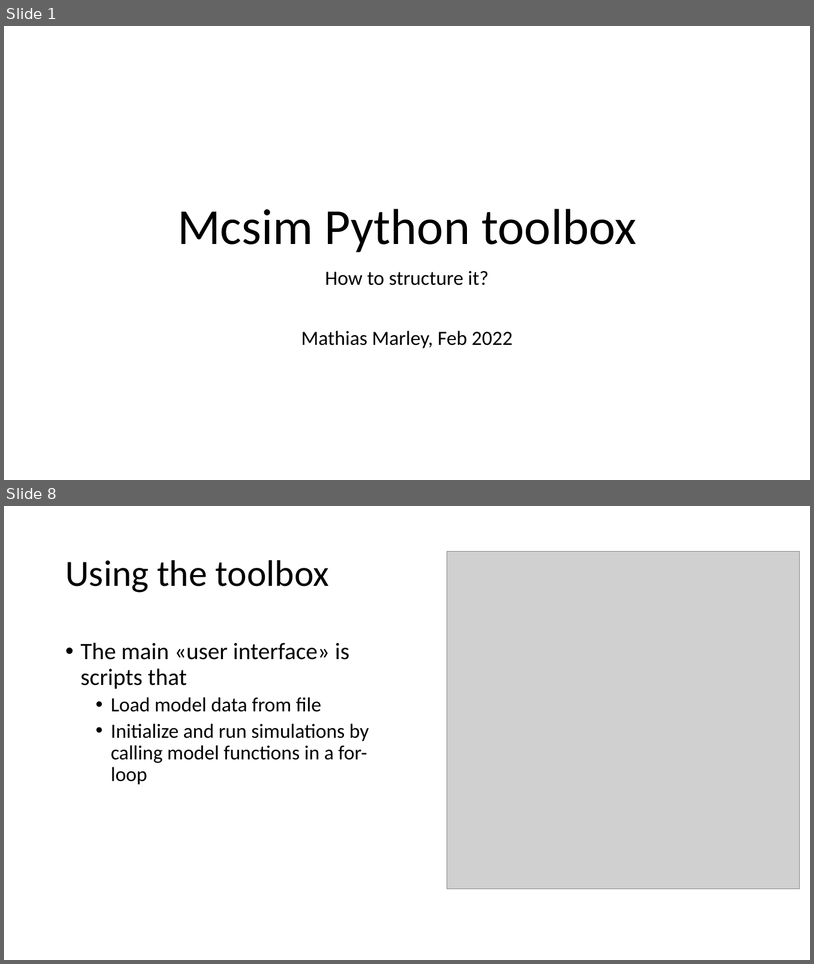
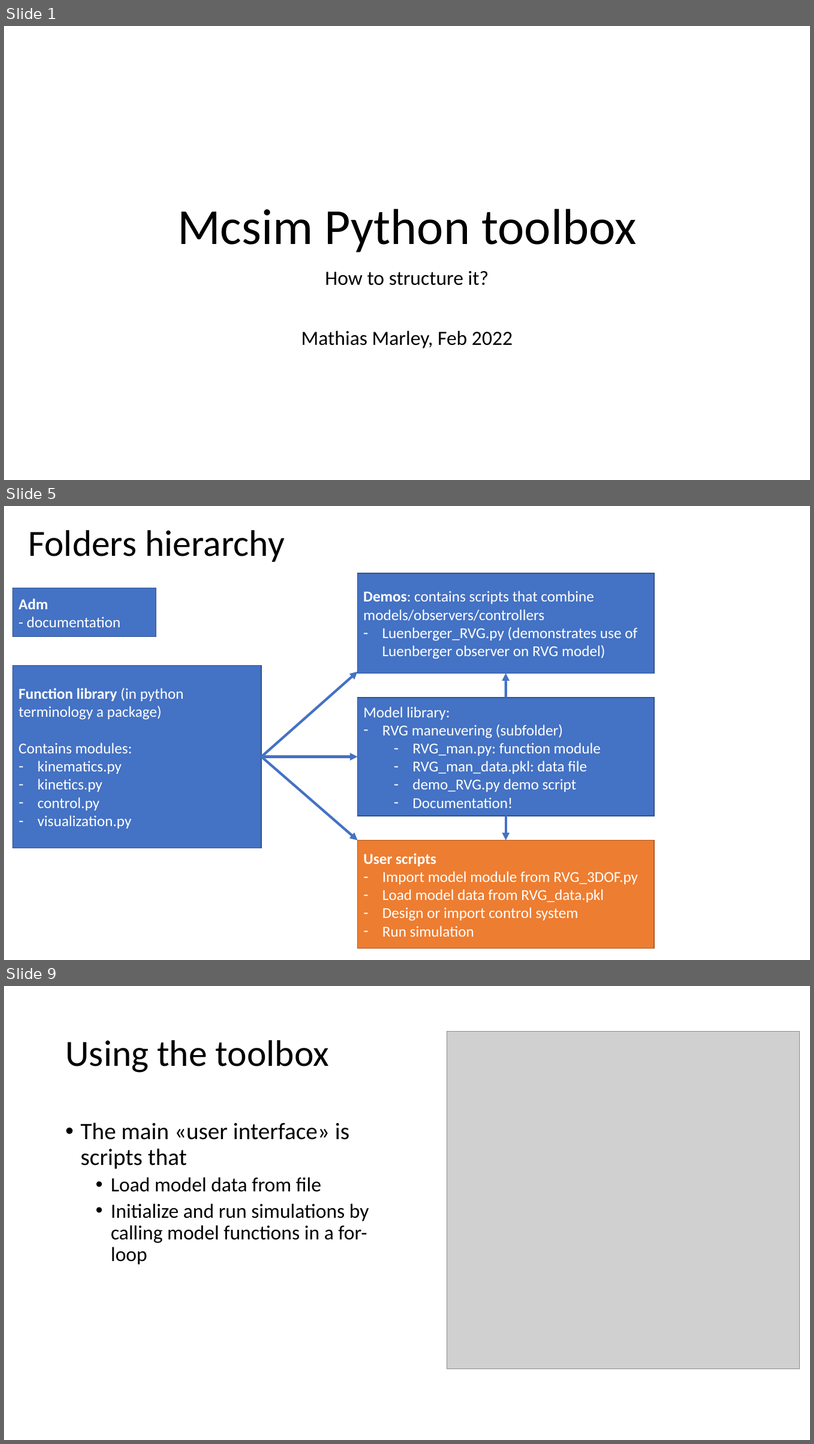
Before and after one commit to NTNU-MCS/MCSim_python, a slide deck: Documentation/Mcsim Python toolbox.pptx. Shown one above the other, each under a label of ours: slides 1 and 8 before the commit, slides 1, 5 and 9 after it; the slides between them are not shown. The pictures are 814x964 and 814x1444 pixels, drawn with LibreOffice and Linux fonts; fonts in the diff are those of the drawing; grey boxes stand for pictures. Boxes give left, top, right and bottom in pixels: in the first picture for what was removed or moved away, otherwise in the second. Text is boxed around its words. In the diff, an @@ line names an element or a change of style, - is before the commit and + after.

```diff
--- a/Documentation/Mcsim Python toolbox.pptx
+++ b/Documentation/Mcsim Python toolbox.pptx
@@ slide 5 added at [4, 506, 810, 960], background #FFFFFF @@
@@ title added at [28, 530, 284, 562], 44 pt, text #000000 @@
+Folders hierarchy
@@ rectangle added at [358, 573, 655, 673], fill #4472C4, outline #325491 1 pt, 18 pt, text #FFFFFF @@
+Demos: contains scripts that combine models/observers/controllers
+– Luenberger_RVG.py (demonstrates use of Luenberger observer on RVG model)
@@ rectangle added at [12, 588, 156, 637], fill #4472C4, outline #325491 1 pt, 18 pt, text #FFFFFF @@
+Adm
+- documentation
@@ rectangle added at [12, 666, 261, 848], fill #4472C4, outline #325491 1 pt, 18 pt, text #FFFFFF @@
+Function library (in python terminology a package)
+Contains modules:
+– kinematics.py
+– kinetics.py
+– control.py
+– visualization.py
@@ arrow added from (262, 756) to (358, 672), #4472C4 3 pt @@
@@ arrow added from (506, 697) to (506, 673), #4472C4 3 pt @@
@@ rectangle added at [358, 697, 655, 816], fill #4472C4, outline #325491 1 pt, 18 pt, text #FFFFFF @@
+Model library:
+– RVG maneuvering (subfolder)
+  – RVG_man.py: function module
+  – RVG_man_data.pkl: data file
+  – demo_RVG.py demo script
+  – Documentation!
@@ arrow added from (262, 756) to (358, 756), #4472C4 3 pt @@
@@ arrow added from (262, 756) to (358, 840), #4472C4 3 pt @@
@@ arrow added from (506, 816) to (506, 840), #4472C4 3 pt @@
@@ rectangle added at [358, 840, 655, 948], fill #ED7D31, outline #AF5C24 1 pt, 18 pt, text #FFFFFF @@
+User scripts
+– Import model module from RVG_3DOF.py
+– Load model data from RVG_data.pkl
+– Design or import control system
+– Run simulation
@@ what was slide 8 is now slide 9 @@
```
Also in this commit, not shown: 3 slides changed, 3 other slides added, 3 slides removed.
